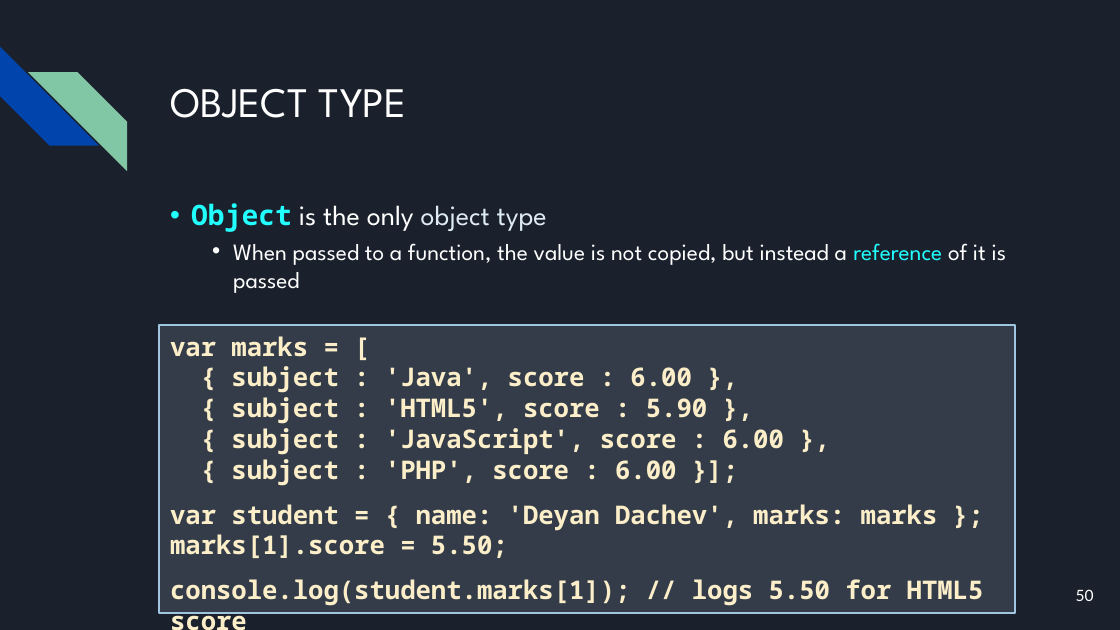
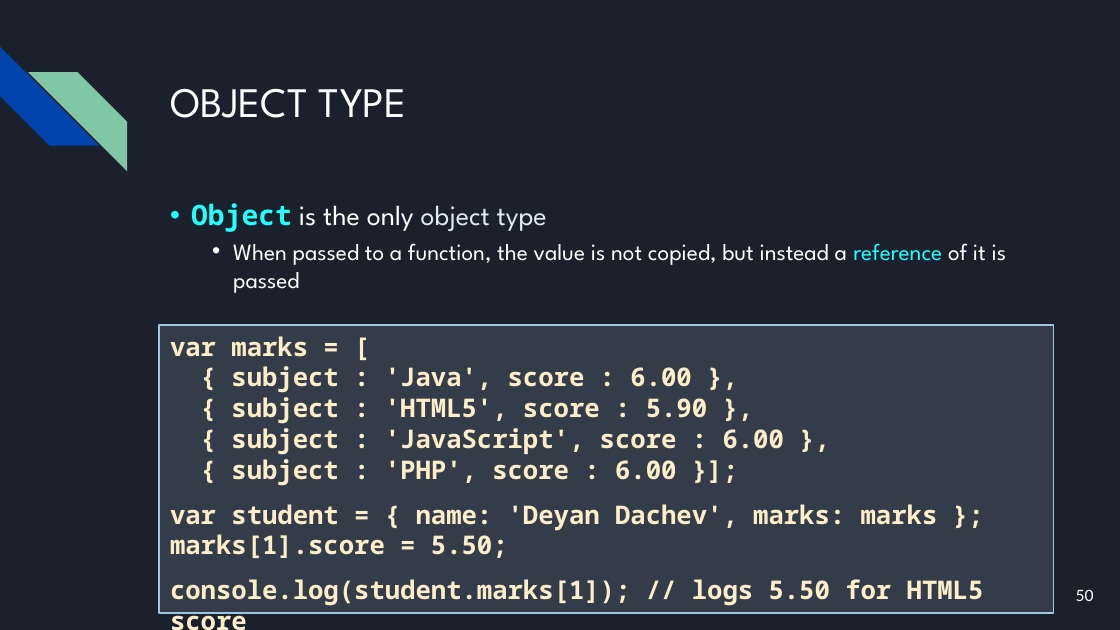
Before and after one commit to bulhard/Javascript-Programming-2022, a slide deck: slide 50 of Presentations/05 Javascript functions and objects.pptx. Drawn at 1120x630 pixels with LibreOffice and Linux fonts; fonts in the diff are those of the drawing. Boxes give left, top, right and bottom in pixels: in the first picture for what was removed or moved away, otherwise in the second. Text is boxed around its words. In the diff, an @@ line names an element or a change of style, - is before the commit and + after.

```diff
--- a/Presentations/05 Javascript functions and objects.pptx
+++ b/Presentations/05 Javascript functions and objects.pptx
@@ rectangle "var marks = [": place and size @@
-rectangle "var marks = [" at bbox=[159, 325, 1015, 613]
+rectangle "var marks = [" at bbox=[159, 325, 1054, 613]
```
Also in this commit, not shown: 5 other slides changed, 25 other files.
